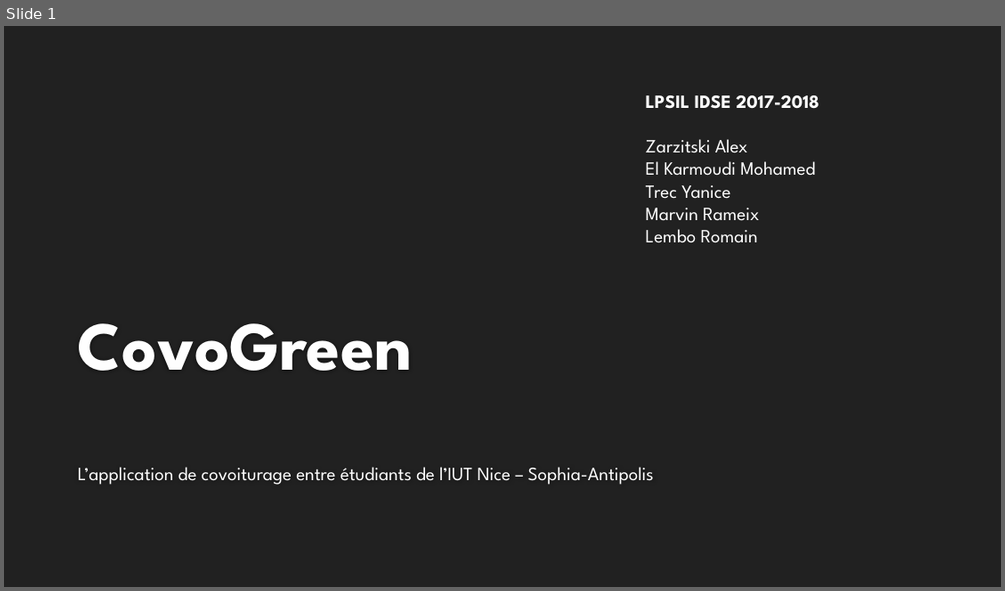
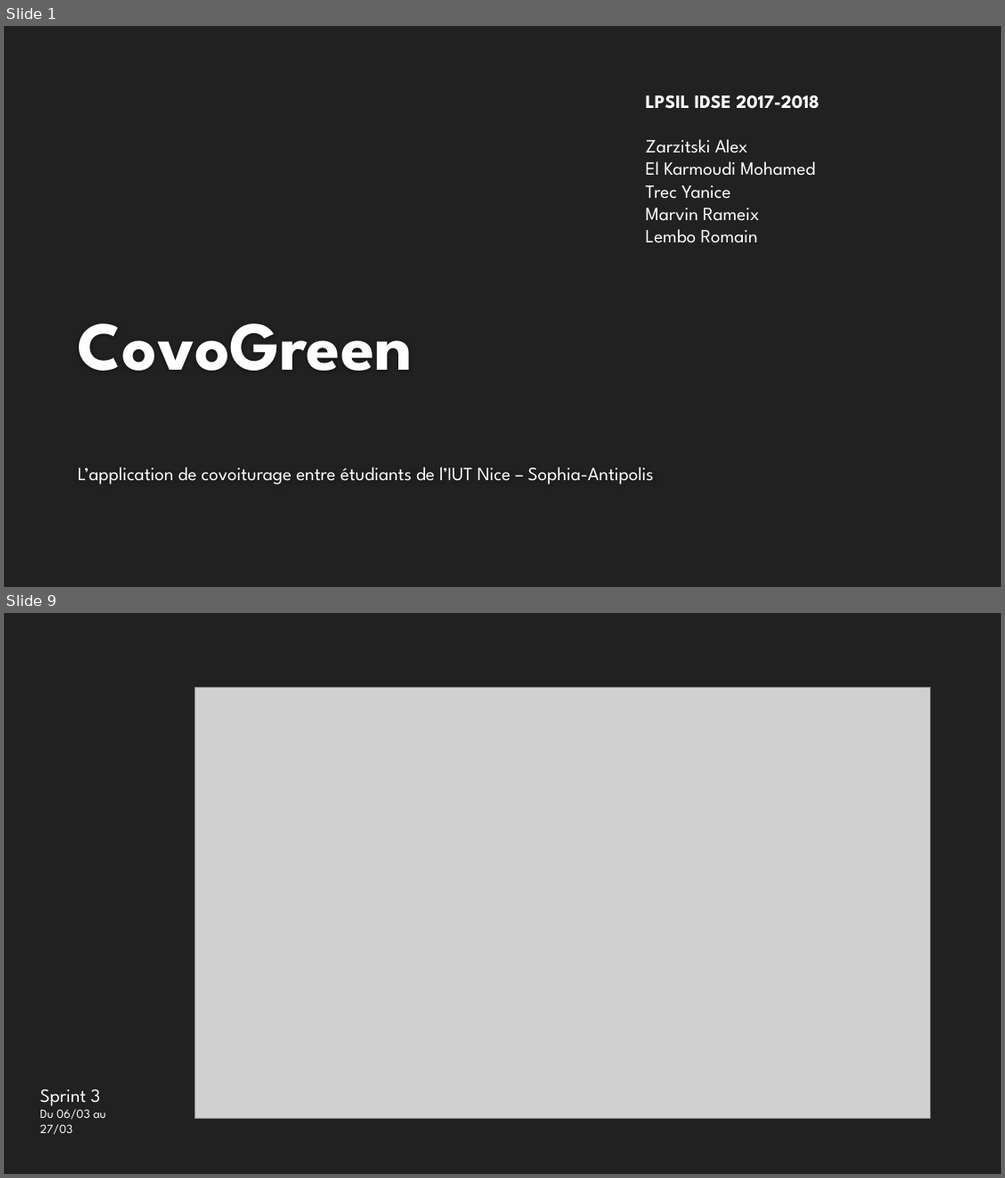
Before and after one commit to MarvinRmx/covogreen, a slide deck: doc/CovoGreen-slides.pptx. Shown one above the other, each under a label of ours: slide 1 before the commit, slides 1 and 9 after it; the slides between them are not shown. The pictures are 1005x591 and 1005x1178 pixels, drawn with LibreOffice and Linux fonts; fonts in the diff are those of the drawing; grey boxes stand for pictures; background and template pictures are left out. Boxes give left, top, right and bottom in pixels: in the first picture for what was removed or moved away, otherwise in the second. Text is boxed around its words. In the diff, an @@ line names an element or a change of style, - is before the commit and + after.

```diff
--- a/doc/CovoGreen-slides.pptx
+++ b/doc/CovoGreen-slides.pptx
@@ slide 9 added at bbox=[4, 613, 1001, 1174], background #212121 @@
@@ picture added at bbox=[194, 687, 930, 1118] @@
@@ text added at bbox=[40, 1089, 105, 1135], 12 pt, text #FFFFFF @@
+Sprint 3
+Du 06/03 au
+27/03
```
Also in this commit, not shown: 1 slide changed, 8 other slides added, 1 slide removed.
